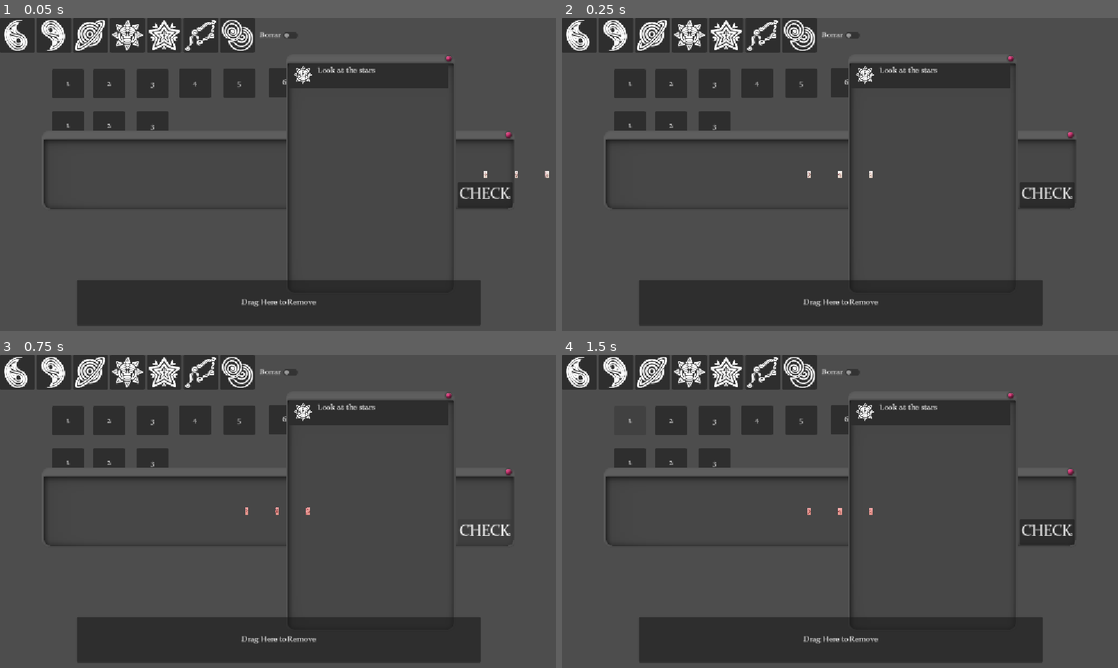
Above: before the commit, frames 1-4 (two rows, left to right).
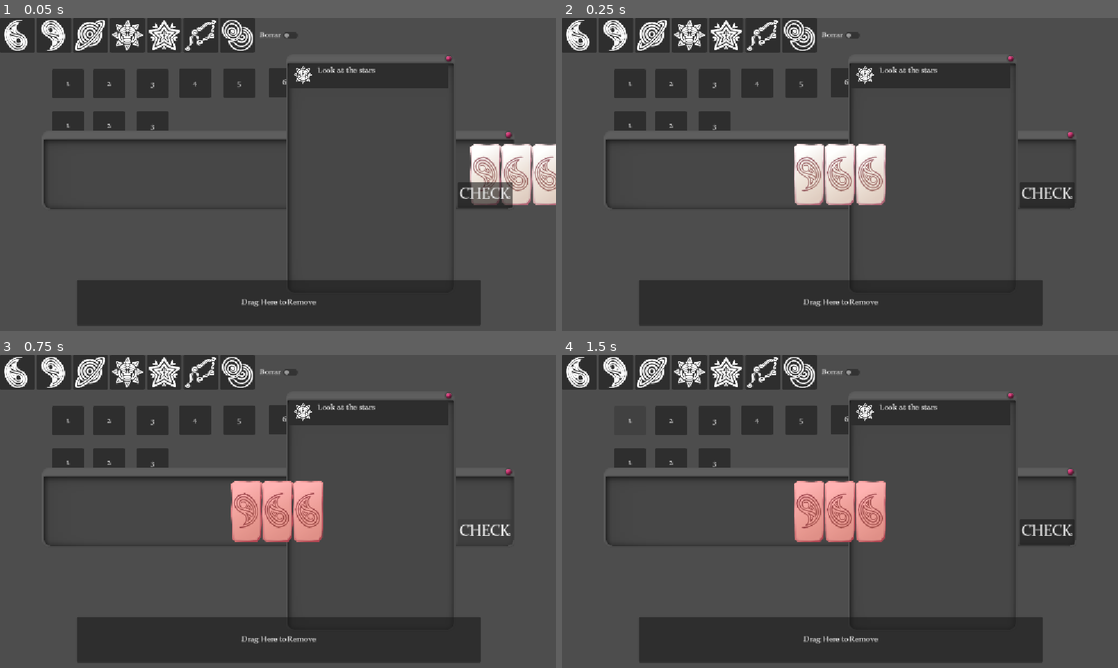
Above: after the commit, the same moments.

Repository: Wendfrey/minijam_210_astral
Game: Godot game, scene res://demo_world.tscn
Two runs of this game, one before a commit and one after it. Both use one fixed random seed, a clock stepped at 60 frames per second and the inputs below. This scene is started directly instead of the project's main scene.
Inputs:
- Up to frame 1 (0.05 s): no input
- Up to frame 2 (0.25 s): no input
- Up to frame 3 (0.75 s): click "CHECK" at 0.5 s
- Up to frame 4 (1.5 s): click "1" at 1.25 s

The runs differ from the first frame. In frame 1, 2.8% of the frame differs, in the area x 84-100%, y 40-60%; in frame 2, 3.1%; in frame 3, 3.1%, in the area x 41-59%, y 40-60%; in frame 4, 3.1%.

Commit message:
remove unscaled fichas since images are now smaller

Diff:
--- a/minijam-210-astral/element.tscn
+++ b/minijam-210-astral/element.tscn
@@ -48,7 +48,6 @@
 size_flags_vertical = 0
 
 [node name="Sprite2D" type="Sprite2D" parent="." unique_id=100283629]
-scale = Vector2(0.125, 0.125)
 texture = ExtResource("2_vnigt")
 
 [node name="CollisionShape2D" type="CollisionShape2D" parent="." unique_id=1066180176]
